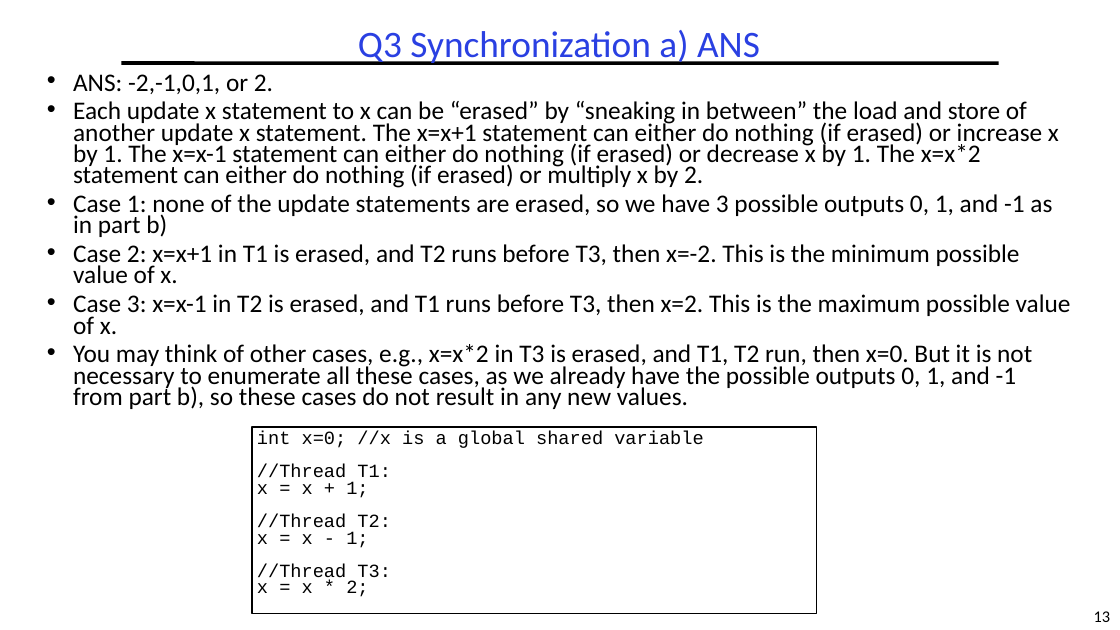
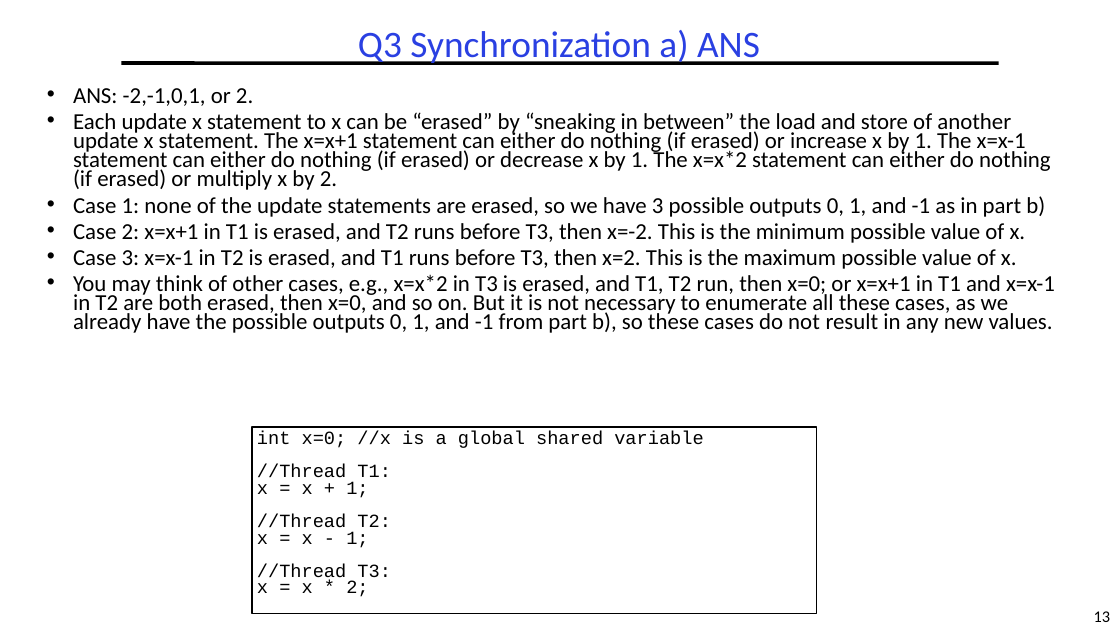
Before and after one commit to guhofstra/CSC256Fa25, a slide deck: slide 13 of PPTs/Exam/OS MidtermExam ANS Sp2025.pptx. Drawn at 1120x630 pixels with LibreOffice and Linux fonts; fonts in the diff are those of the drawing. Boxes give left, top, right and bottom in pixels: in the first picture for what was removed or moved away, otherwise in the second. Text is boxed around its words. In the diff, an @@ line names an element or a change of style, - is before the commit and + after.

```diff
--- a/PPTs/Exam/OS MidtermExam ANS Sp2025.pptx
+++ b/PPTs/Exam/OS MidtermExam ANS Sp2025.pptx
@@ text "ANS: -2,-1,0,1, or 2." moved from (x1=73, y1=74, x2=1071, y2=409) to (x1=73, y1=88, x2=1055, y2=333) @@
@@ text at (x1=73, y1=88, x2=1051, y2=269): size 21.7 to 19.6 pt in "ANS: -2,-1,0,1, or 2.", "Each update x statement to x can ...", "Case 1: none of the update statements ...", "Case 2: x=x+1 in T1 is erased, ..." and 1 more places @@
@@ text at (x1=73, y1=275, x2=1055, y2=333): text changed; size 21.7 to 19.6 pt @@
-• You may think of other cases, e.g., x=x*2 in T3 is erased, and T1, T2 run, then x=0. But it is not necessary to enumerate all these cases, as we already have the possible outputs 0, 1, and -1 from part b), so these cases do not result in any new values.
+• You may think of other cases, e.g., x=x*2 in T3 is erased, and T1, T2 run, then x=0; or x=x+1 in T1 and x=x-1 in T2 are both erased, then x=0, and so on. But it is not necessary to enumerate all these cases, as we already have the possible outputs 0, 1, and -1 from part b), so these cases do not result in any new values.
```
Also in this commit, not shown: 9 other slides changed, 1 other file.
